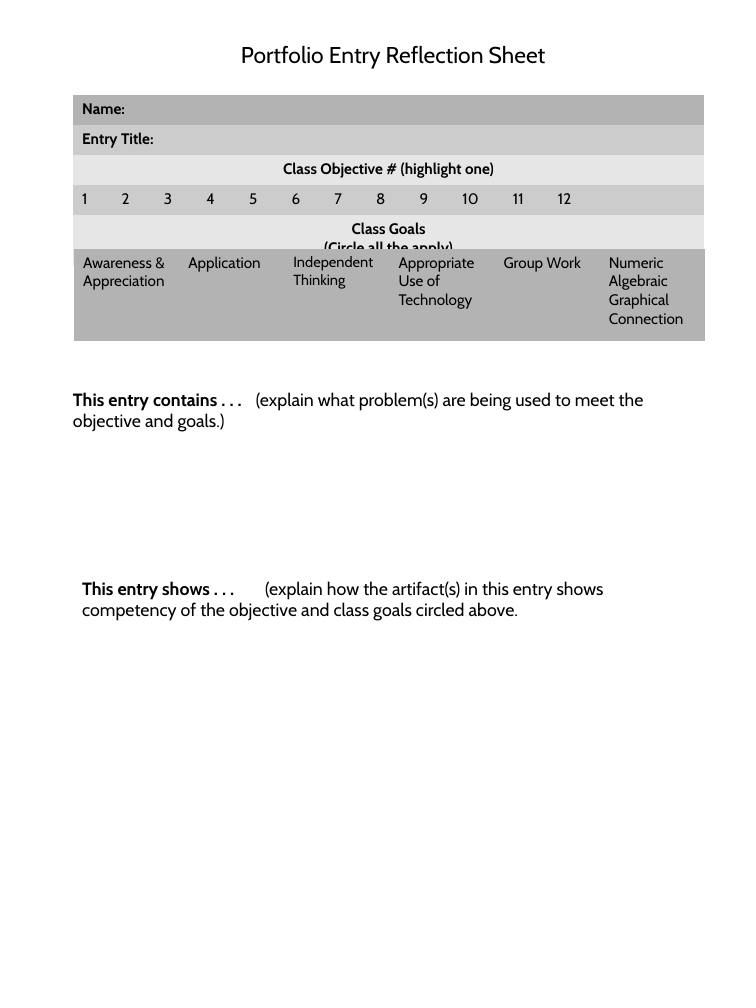
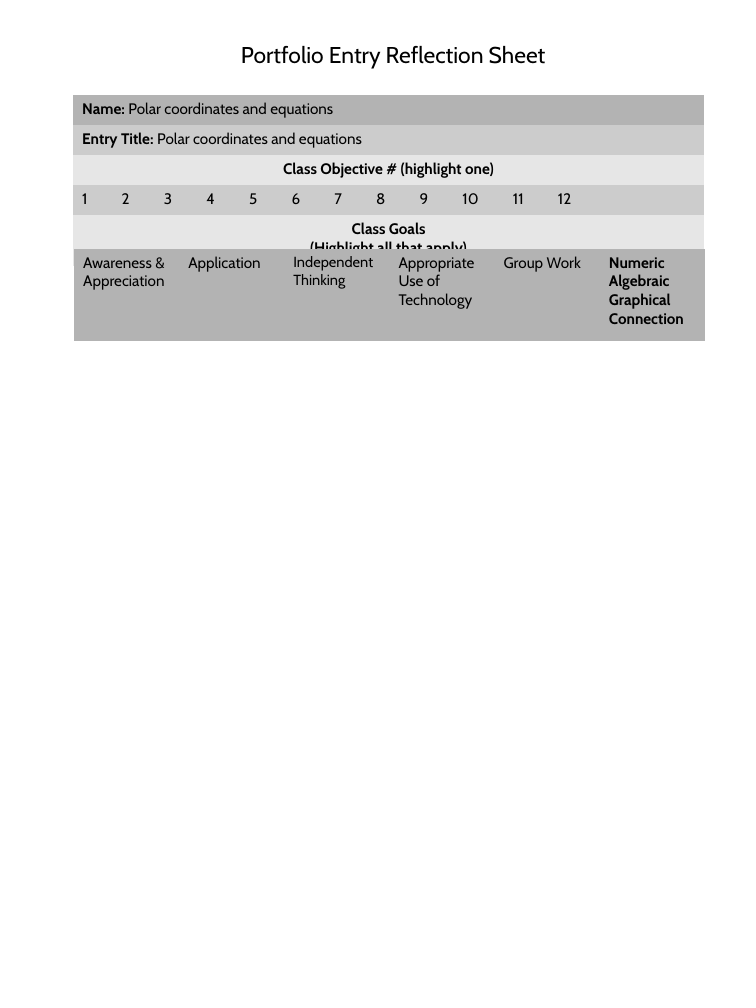
Before and after one commit to luisnaranjo733/precalc, a slide deck: slide 1 of src/objectives/reflections/9.odp. Drawn at 756x1008 pixels with LibreOffice and Linux fonts; fonts in the diff are those of the drawing. Boxes give left, top, right and bottom in pixels: in the first picture for what was removed or moved away, otherwise in the second. Text is boxed around its words. In the diff, an @@ line names an element or a change of style, - is before the commit and + after.

```diff
--- a/src/objectives/reflections/9.odp
+++ b/src/objectives/reflections/9.odp
@@ table at [73, 95, 704, 261] @@
-row 1, column 1: Name:
+row 1, column 1: Name: Polar coordinates and equations
-row 2, column 1: Entry Title:
+row 2, column 1: Entry Title: Polar coordinates and equations
-row 5, column 1: Class Goals / (Circle all the apply)
+row 5, column 1: Class Goals / (Highlight all that apply)
@@ table at [74, 249, 705, 328] @@
@@ bold on in "Numeric Algebraic Graphical Connection" @@
@@ text removed at [73, 392, 644, 432] @@
-This entry contains . . . (explain what problem(s) are being used to meet the objective and goals.)
@@ text removed at [82, 581, 604, 621] @@
-This entry shows . . . (explain how the artifact(s) in this entry shows competency of the objective and class goals circled above.
```
Also in this commit, not shown: 48 other files.
